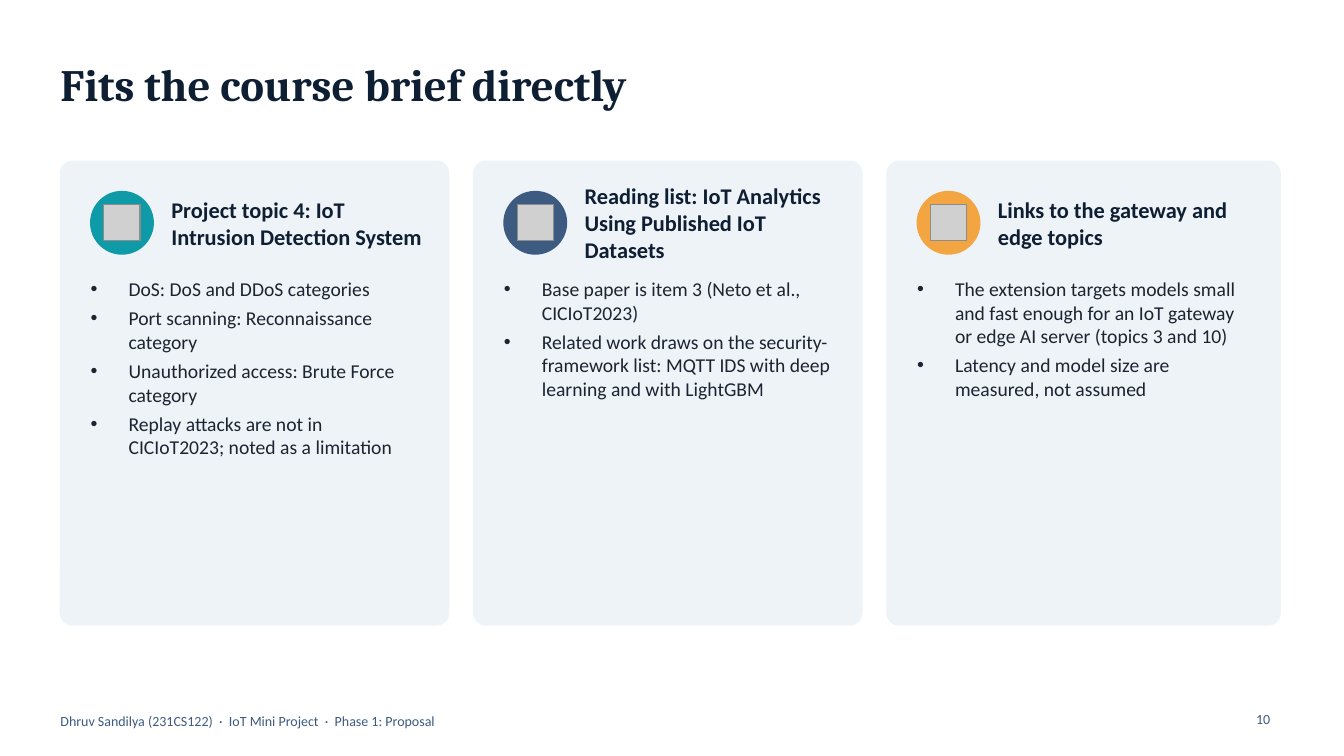
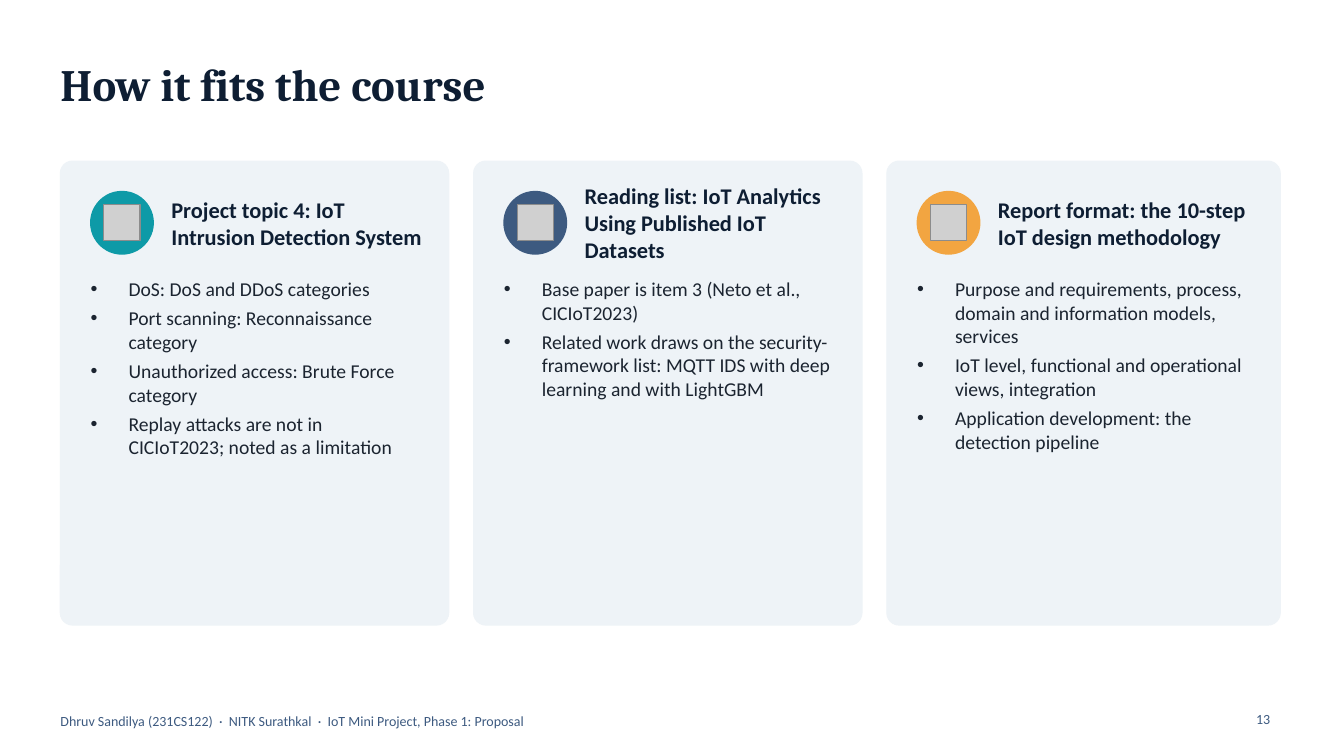
Before and after one commit to Dhruvsandilya0711/IoT_Mini_Project, a slide deck: slide 13 of slides/Phase1_Proposal.pptx (slide 10 before the commit). Drawn at 1344x756 pixels with LibreOffice and Linux fonts; fonts in the diff are those of the drawing; grey boxes stand for pictures. Boxes give left, top, right and bottom in pixels: in the first picture for what was removed or moved away, otherwise in the second. Text is boxed around its words. In the diff, an @@ line names an element or a change of style, - is before the commit and + after.

Commit message:
Rebuild both presentations and drop the Raspberry Pi wording
Phase 1 (proposal, 16 slides) and Phase 2 (results and demo, 21 slides)
now open with an NITK title slide and an outline, end with references,
and Phase 2 adds slides on how the experiments were run and on the live
demo. The report, its diagrams and both decks describe the gateway as a
generic device. notebooks/demo.ipynb runs the demo in Kaggle.

```diff
--- a/slides/Phase1_Proposal.pptx
+++ b/slides/Phase1_Proposal.pptx
@@ title at [60, 69, 485, 102]: text changed @@
-Fits the course brief directly
+How it fits the course
@@ text at [998, 202, 1246, 249]: text changed @@
-Links to the gateway and edge topics
+Report format: the 10-step IoT design methodology
@@ text at [955, 282, 1242, 452]: text changed @@
-• The extension targets models small and fast enough for an IoT gateway or edge AI server (topics 3 and 10)
-• Latency and model size are measured, not assumed
+• Purpose and requirements, process, domain and information models, services
+• IoT level, functional and operational views, integration
+• Application development: the detection pipeline
@@ text at [60, 716, 524, 729]: text changed @@
-Dhruv Sandilya (231CS122) · IoT Mini Project · Phase 1: Proposal
+Dhruv Sandilya (231CS122) · NITK Surathkal · IoT Mini Project, Phase 1: Proposal
@@ page number at [1256, 715, 1270, 724]: text changed @@
-10
+13
```
Also in this commit, not shown: 11 other slides changed, 4 slides added, 18 other files.
